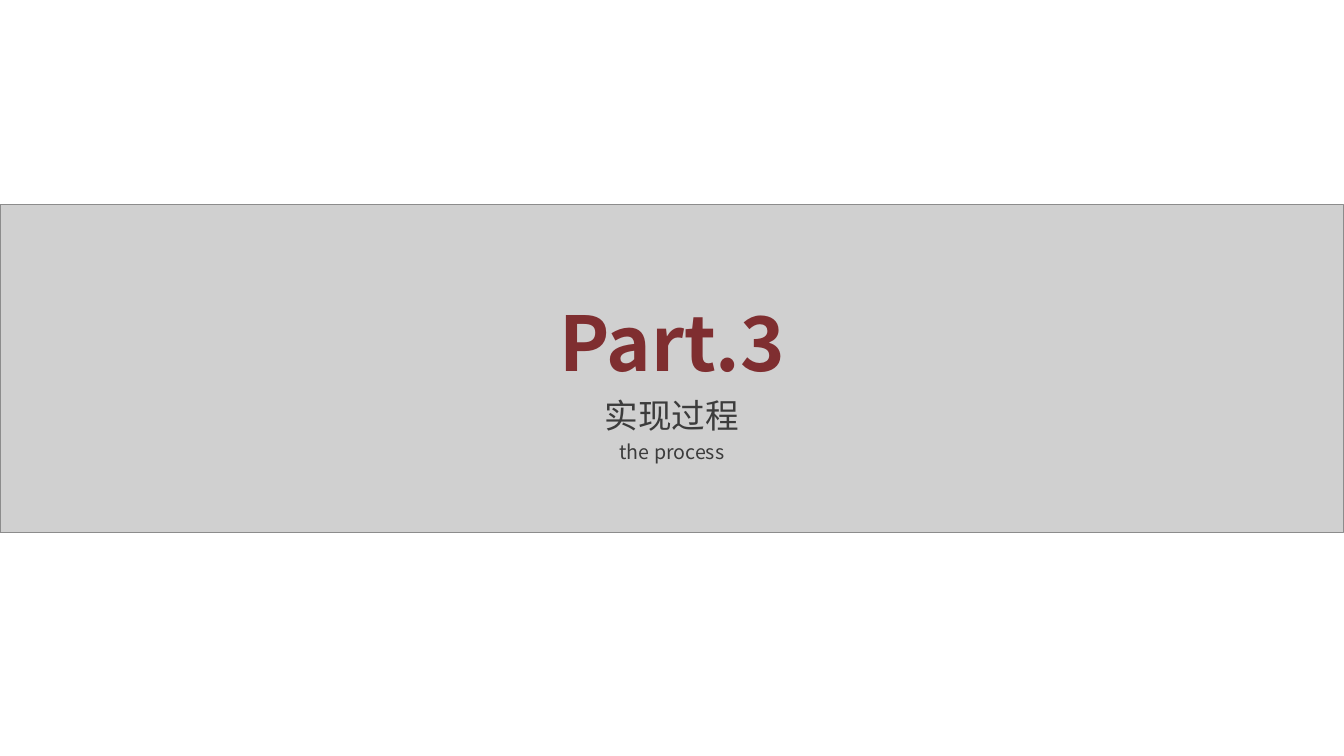
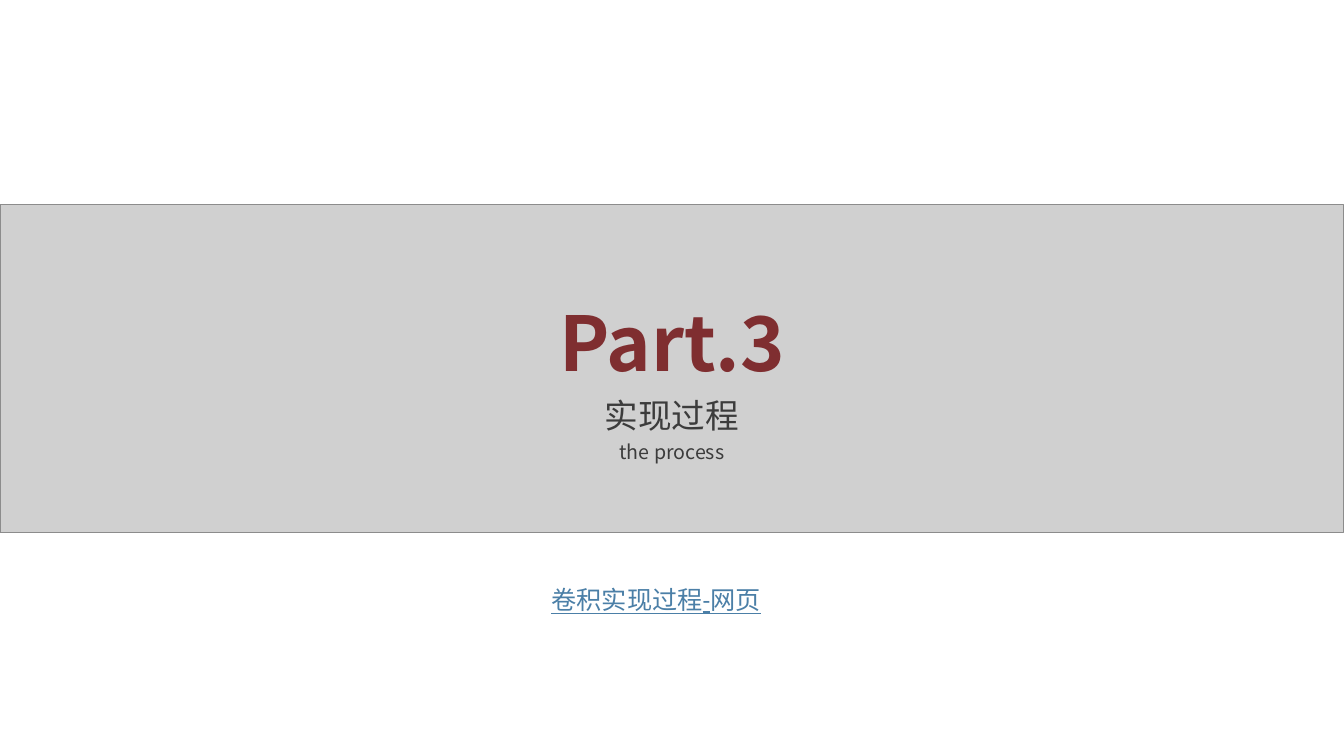
Before and after one commit to DEisreal/DEisreal.github.io, a slide deck: slide 7 of VSS CODE/5_卷积实现过程_3170406037_李易潼_3170406034_毛佳雁_3170406036_祝立群/PPT_3170406037_李易潼_3170406034_毛佳雁_3170406036_祝立群/PPT_3170406037_李易潼_3170406034_毛佳雁_3170406036_祝立群.pptx. Drawn at 1344x756 pixels with LibreOffice and Linux fonts; fonts in the diff are those of the drawing; grey boxes stand for pictures. Boxes give left, top, right and bottom in pixels: in the first picture for what was removed or moved away, otherwise in the second. Text is boxed around its words. In the diff, an @@ line names an element or a change of style, - is before the commit and + after.

```diff
--- a/VSS CODE/5_卷积实现过程_3170406037_李易潼_3170406034_毛佳雁_3170406036_祝立群/PPT_3170406037_李易潼_3170406034_毛佳雁_3170406036_祝立群/PPT_3170406037_李易潼_3170406034_毛佳雁_3170406036_祝立群.pptx
+++ b/VSS CODE/5_卷积实现过程_3170406037_李易潼_3170406034_毛佳雁_3170406036_祝立群/PPT_3170406037_李易潼_3170406034_毛佳雁_3170406036_祝立群/PPT_3170406037_李易潼_3170406034_毛佳雁_3170406036_祝立群.pptx
@@ text added at bbox=[551, 588, 760, 614], 18 pt, text #4B7FA7, underline @@
+卷积实现过程-网页
```
Also in this commit, not shown: 2 other slides changed.
